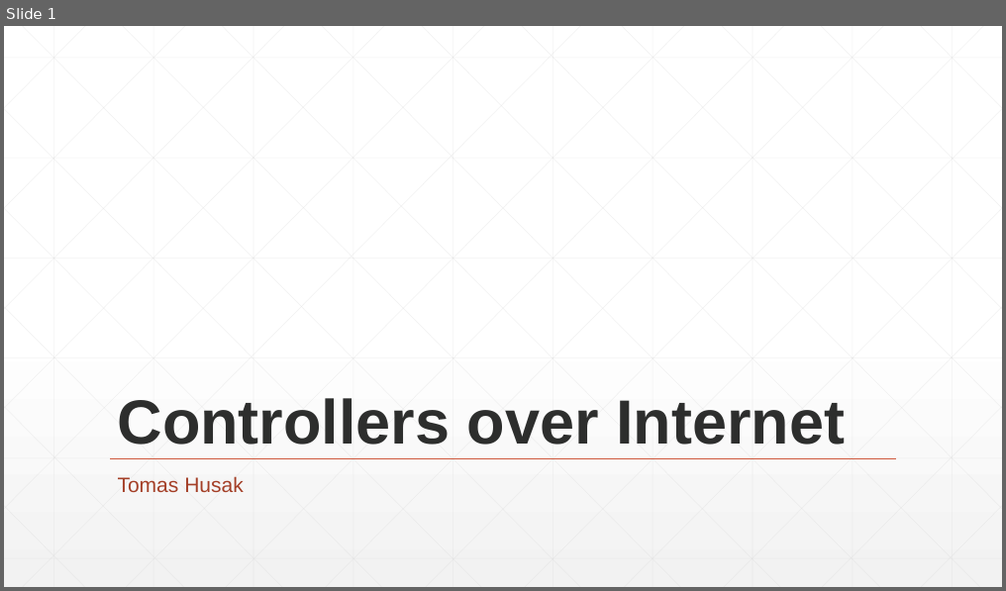
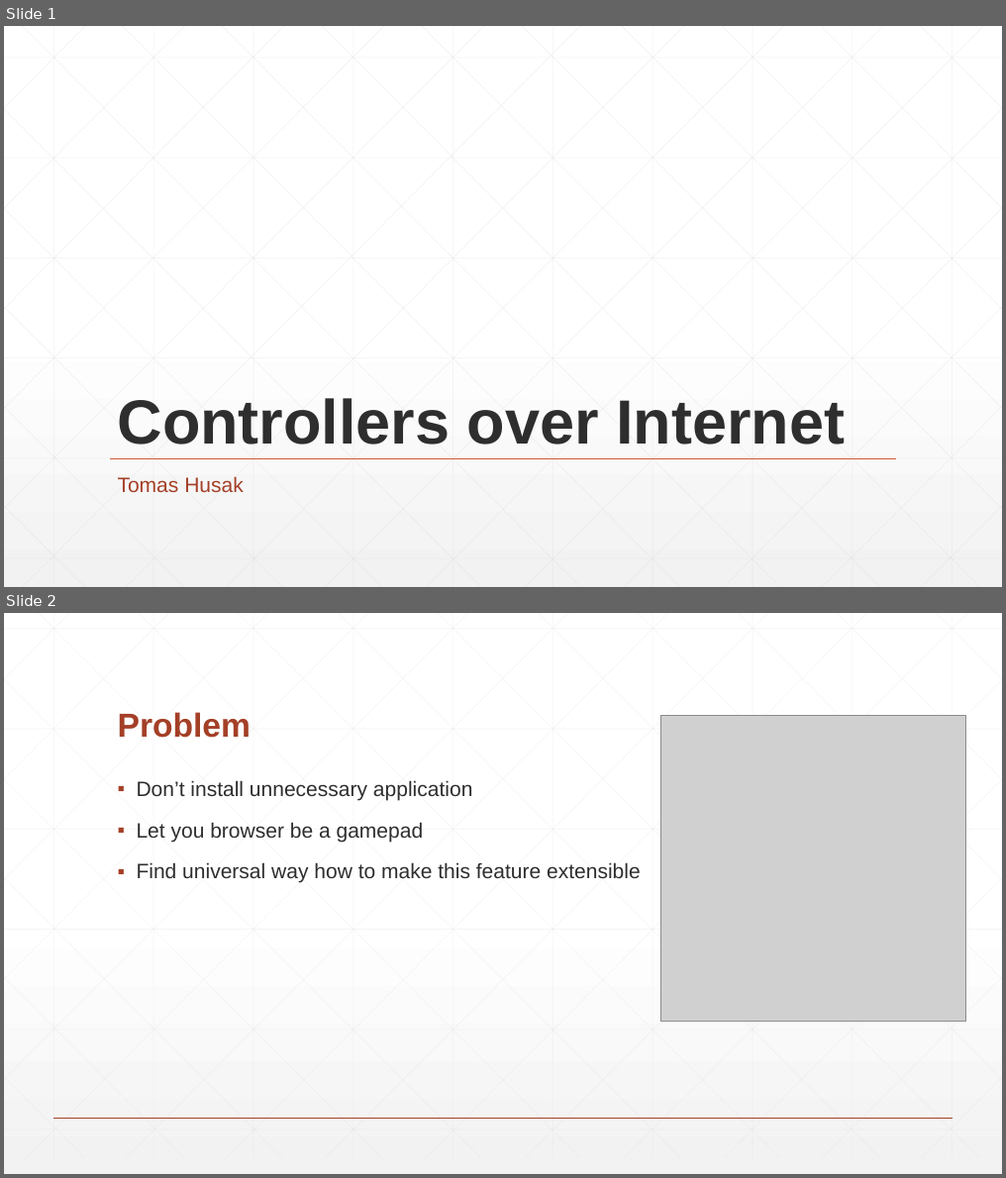
Before and after one commit to TomatorCZ/RemoteControllersOverInternet, a slide deck: Docs/Controllers over Internet.pptx. Shown one above the other, each under a label of ours: slide 1 before the commit, slides 1 and 2 after it. The pictures are 1006x591 and 1006x1178 pixels, drawn with LibreOffice and Linux fonts; fonts in the diff are those of the drawing; grey boxes stand for pictures. Boxes give left, top, right and bottom in pixels: in the first picture for what was removed or moved away, otherwise in the second. Text is boxed around its words. In the diff, an @@ line names an element or a change of style, - is before the commit and + after.

```diff
--- a/Docs/Controllers over Internet.pptx
+++ b/Docs/Controllers over Internet.pptx
@@ slide 2 added at box(4, 613, 1002, 1174), background gradient #FFFFFF to #F2F2F2 @@
@@ title added at box(118, 712, 251, 738), 32 pt, text #A43F27, bold @@
+Problem
@@ picture added at box(660, 716, 966, 1021) @@
@@ text added at box(137, 780, 641, 883), 20 pt, text #2D2E2D @@
+▪ Don’t install unnecessary application
+▪ Let you browser be a gamepad
+▪ Find universal way how to make this feature extensible
@@ group added at box(4, 613, 1002, 1158): 46 lines @@
@@ line added from (54, 1118) to (952, 1118), #A43F27 1 pt @@
```
Also in this commit, not shown: 7 slides changed, 1 slide removed, 2 other files.
